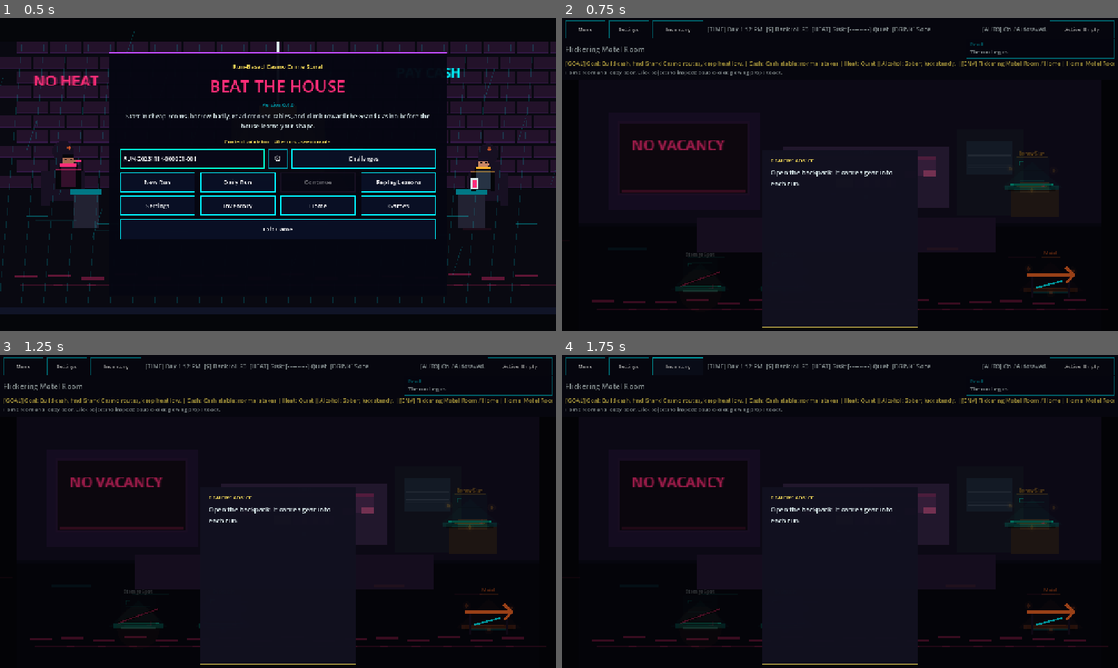
Above: before the commit, frames 1-4 (two rows, left to right).
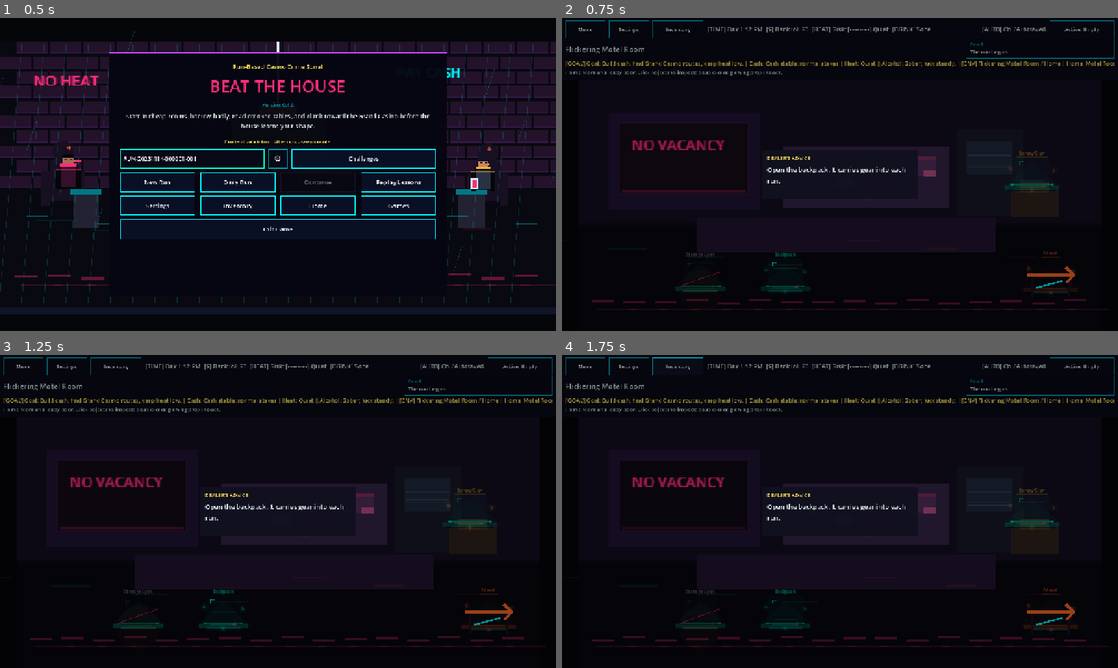
Above: after the commit, the same moments.

Repository: erikjpet/BeatTheHouse
Game: Godot game, scene res://scenes/main.tscn
Two runs of this game, one before a commit and one after it. Both use one fixed random seed, a clock stepped at 60 frames per second and the inputs below.
Inputs:
- Up to frame 1 (0.5 s): no input
- Up to frame 2 (0.75 s): click "New Run" at 0.5 s
- Up to frame 3 (1.25 s): no input
- Up to frame 4 (1.75 s): click "Inventory" at 1.25 s

Frame 1 is identical in both runs. In frame 2, 0.8% of the frame differs, in the area x 36-64%, y 44-99%; in frame 3, 0.8%; in frame 4, 0.8%.

Commit message:
Fix small-screen coach panel sizing

Diff:
--- a/scripts/tests/ui_scene/compile_components_and_main_flow.gd
+++ b/scripts/tests/ui_scene/compile_components_and_main_flow.gd
@@ -447,9 +447,11 @@
 	await process_frame
 	var snapshot := overlay.current_snapshot()
 	var bubble_rect := _snapshot_rect(snapshot.get("bubble_rect", {}))
-	if not bool(snapshot.get("visible", false)) or str(snapshot.get("anchor_kind", "")) != "hud_element" or not bool(snapshot.get("anchor_found", false)) or not Rect2(Vector2.ZERO, parent.size).encloses(bubble_rect):
+	var rendered_panel: Panel = overlay.get("panel")
+	var rendered_rect := rendered_panel.get_rect() if rendered_panel != null else Rect2()
+	if not bool(snapshot.get("visible", false)) or str(snapshot.get("anchor_kind", "")) != "hud_element" or not bool(snapshot.get("anchor_found", false)) or not Rect2(Vector2.ZERO, parent.size).encloses(bubble_rect) or not Rect2(Vector2.ZERO, parent.size).encloses(rendered_rect) or rendered_rect.size != bubble_rect.size:
 		parent.queue_free()
-		push_error("Coach overlay did not anchor its first HUD bubble inside small-screen bounds.")
+		push_error("Coach overlay did not render its first HUD bubble inside small-screen bounds: model=%s rendered=%s." % [str(bubble_rect), str(rendered_rect)])
 		return false
 	if not overlay.input_allowed("anything"):
 		parent.queue_free()
@@ -473,7 +475,7 @@
 		return false
 	overlay.set_reduce_motion(true)
 	var attention_tween: Tween = overlay.get("attention_tween")
-	var coach_panel: PanelContainer = overlay.get("panel")
+	var coach_panel: Panel = overlay.get("panel")
 	if not bool(overlay.current_snapshot().get("reduce_motion", false)) or (attention_tween != null and attention_tween.is_running()) or coach_panel == null or coach_panel.modulate != Color.WHITE:
 		parent.queue_free()
 		push_error("Coach overlay did not apply reduce-motion instantly and without attention animation.")
--- a/scripts/ui/coach_overlay.gd
+++ b/scripts/ui/coach_overlay.gd
@@ -49,7 +49,7 @@
 var small_screen := false
 
 var focus_layer: FocusLayer
-var panel: PanelContainer
+var panel: Panel
 var eyebrow_label: Label
 var copy_label: Label
 var ok_button: Button
@@ -179,10 +179,12 @@
 	focus_layer.set_anchors_and_offsets_preset(Control.PRESET_FULL_RECT)
 	focus_layer.mouse_filter = Control.MOUSE_FILTER_IGNORE
 	add_child(focus_layer)
-	panel = FoundationWidgets.panel_container(Color("#11101f", 0.98), VisualStyle.YELLOW)
+	panel = FoundationWidgets.panel(Color("#11101f", 0.98), VisualStyle.YELLOW)
 	panel.mouse_filter = Control.MOUSE_FILTER_STOP
+	panel.clip_contents = true
 	add_child(panel)
 	var margin := MarginContainer.new()
+	margin.set_anchors_and_offsets_preset(Control.PRESET_FULL_RECT)
 	margin.add_theme_constant_override("margin_left", 12)
 	margin.add_theme_constant_override("margin_right", 12)
 	margin.add_theme_constant_override("margin_top", 10)
@@ -235,8 +237,8 @@
 	ok_button.custom_minimum_size.y = float(prepared_snapshot.get("minimum_control_height", 40.0))
 	var bubble_rect := CoachViewModelScript._rect(prepared_snapshot.get("bubble_rect", {}))
 	panel.position = bubble_rect.position
+	panel.custom_minimum_size = bubble_rect.size
 	panel.size = bubble_rect.size
-	panel.custom_minimum_size = bubble_rect.size
 	focus_layer.set_snapshot(prepared_snapshot)
 	visible = true
 	move_to_front()
